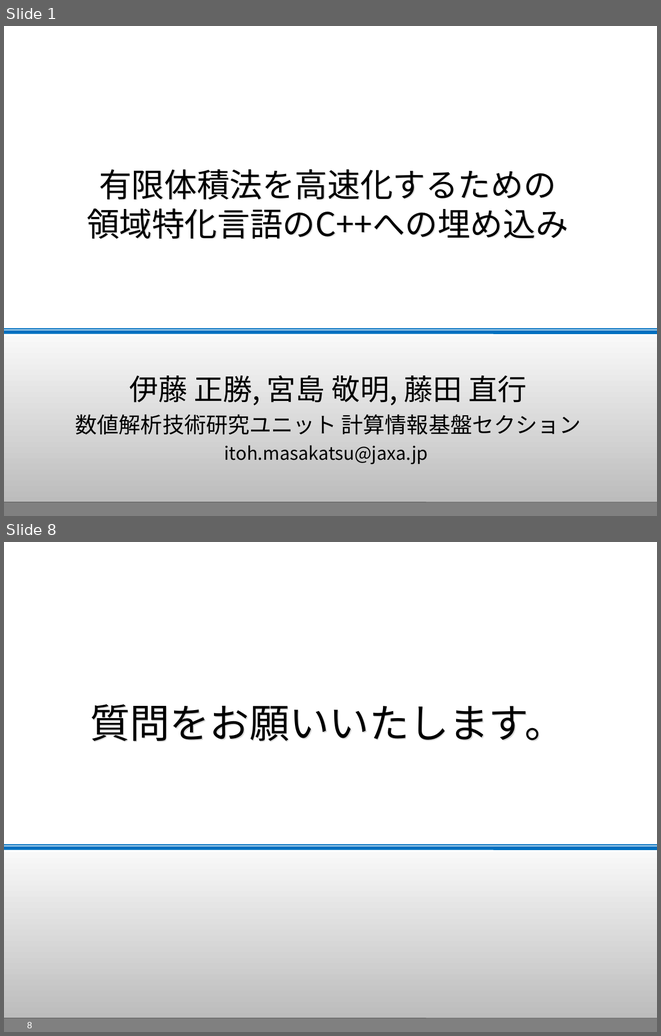
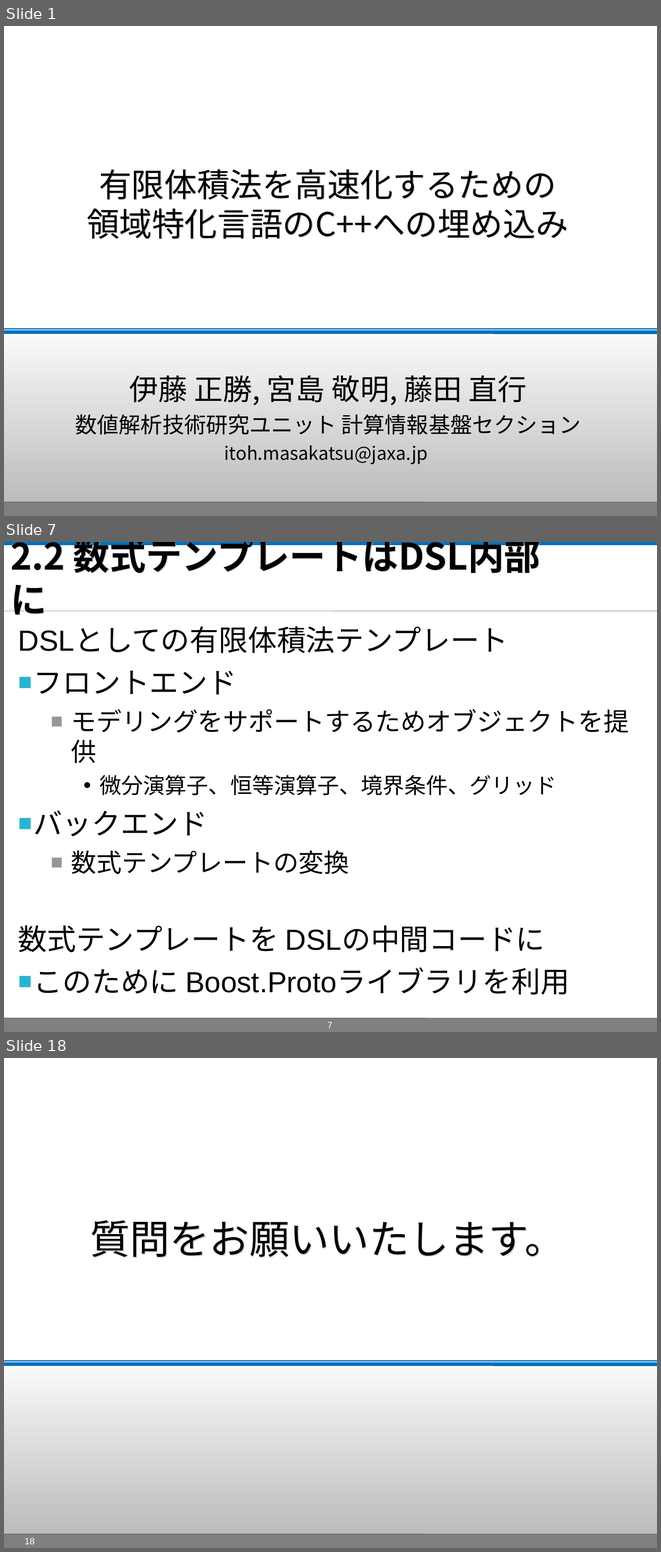
Before and after one commit to masa-ito/ProtoToPoisson, a slide deck: doc/第57回プログラミング・シンポジウム/presentationAtJaxaOn10Dec2015/ProtoFVM_PresentationAtJaxaOn10Dec2015.ppt. Shown one above the other, each under a label of ours: slides 1 and 8 before the commit, slides 1, 7 and 18 after it; the slides between them are not shown. The pictures are 661x1036 and 661x1552 pixels, drawn with LibreOffice and Linux fonts; fonts in the diff are those of the drawing; background and template pictures are left out. Boxes give left, top, right and bottom in pixels: in the first picture for what was removed or moved away, otherwise in the second. Text is boxed around its words. In the diff, an @@ line names an element or a change of style, - is before the commit and + after.

```diff
--- a/doc/第57回プログラミング・シンポジウム/presentationAtJaxaOn10Dec2015/ProtoFVM_PresentationAtJaxaOn10Dec2015.ppt
+++ b/doc/第57回プログラミング・シンポジウム/presentationAtJaxaOn10Dec2015/ProtoFVM_PresentationAtJaxaOn10Dec2015.ppt
@@ slide 7 added at [4, 542, 657, 1032], background #FFFFFF; not listed: 3 template elements that a slide beside it also shows @@
@@ rectangle added at [4, 543, 657, 545], fill #0070C0, outline #0070C0 2.01 pt @@
@@ title added at [10, 542, 540, 573], 40 pt, text #000000, bold @@
+2.2 数式テンプレートはDSL内部に
@@ line added from (4, 611) to (657, 611), #808080 0.51 pt @@
@@ text added at [18, 628, 629, 995], 32 pt, text #000000 @@
+DSLとしての有限体積法テンプレート
+■ フロントエンド
+  ■ モデリングをサポートするためオブジェクトを提供
+    • 微分演算子、恒等演算子、境界条件、グリッド
+■ バックエンド
+  ■ 数式テンプレートの変換
+数式テンプレートを DSLの中間コードに
+■ このために Boost.Protoライブラリを利用
@@ page number added at [327, 1022, 333, 1028], 10 pt, text #FFFFFF @@
+7
@@ what was slide 8 is now slide 18 @@
@@ page number at [25, 1538, 35, 1544]: text changed @@
-8
+18
```
Also in this commit, not shown: 4 slides changed, 14 other slides added, 3 slides removed.
